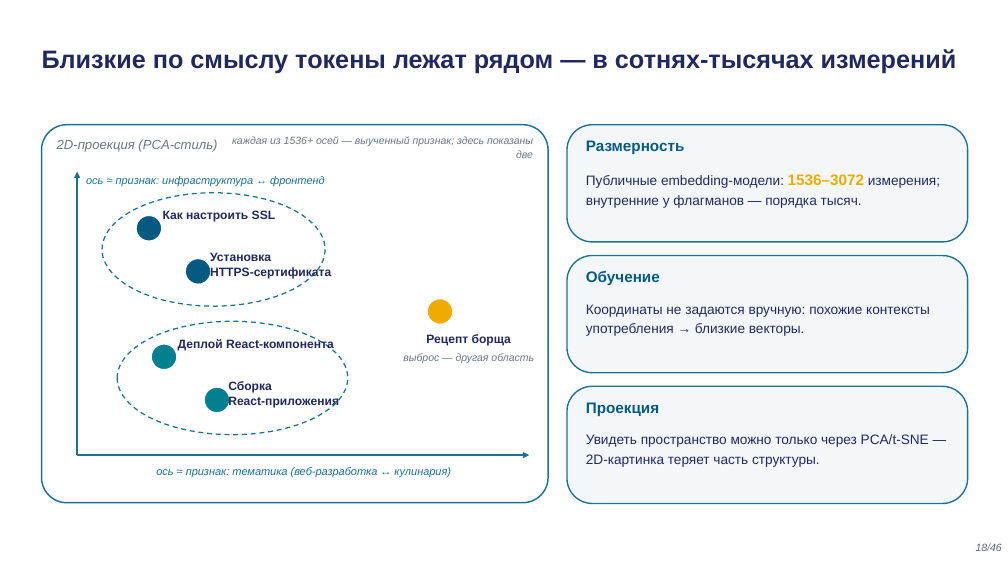
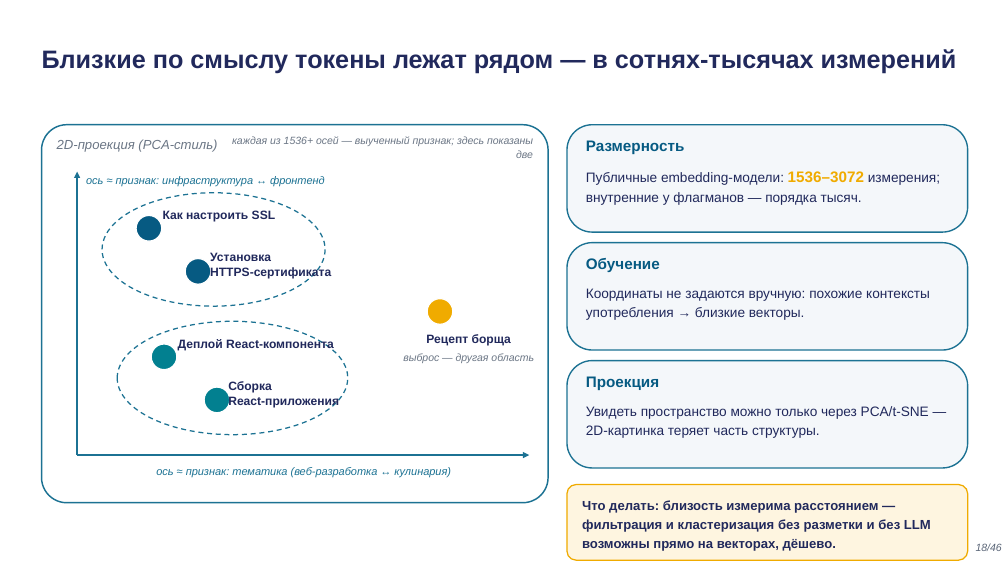
Before and after one commit to tellina-study/AI-usage-lessons, a slide deck: slide 18 of library/lectures/lec-02/rendered/lec-02.pptx. Drawn at 1008x567 pixels with LibreOffice and Linux fonts; fonts in the diff are those of the drawing. Boxes give left, top, right and bottom in pixels: in the first picture for what was removed or moved away, otherwise in the second. Text is boxed around its words. In the diff, an @@ line names an element or a change of style, - is before the commit and + after.

```diff
--- a/library/lectures/lec-02/rendered/lec-02.pptx
+++ b/library/lectures/lec-02/rendered/lec-02.pptx
@@ rounded rectangle: place and size @@
-rounded rectangle at bbox=[567, 125, 968, 242]
+rounded rectangle at bbox=[567, 125, 968, 232]
@@ rounded rectangle: place and size @@
-rounded rectangle at bbox=[567, 256, 968, 373]
+rounded rectangle at bbox=[567, 243, 968, 350]
@@ text "Обучение": place and size @@
-text "Обучение" at bbox=[586, 271, 660, 285]
+text "Обучение" at bbox=[586, 258, 660, 272]
@@ text "Координаты не задаются вручную: похожие ...": place and size @@
-text "Координаты не задаются вручную: похожие ..." at bbox=[586, 304, 930, 336]
+text "Координаты не задаются вручную: похожие ..." at bbox=[586, 288, 930, 320]
@@ proportions changed in 3 elements at bbox=[567, 125, 968, 232], bbox=[567, 243, 968, 350], bbox=[567, 361, 968, 468] @@
@@ rounded rectangle: place and size @@
-rounded rectangle at bbox=[567, 386, 968, 504]
+rounded rectangle at bbox=[567, 361, 968, 468]
@@ text "Проекция": place and size @@
-text "Проекция" at bbox=[586, 402, 659, 416]
+text "Проекция" at bbox=[586, 376, 659, 390]
@@ line spacing 1.2 to 1.18 in 3 elements at bbox=[586, 171, 940, 205], bbox=[586, 288, 930, 320], bbox=[586, 406, 929, 438] @@
@@ text "Увидеть пространство можно только через ...": place and size @@
-text "Увидеть пространство можно только через ..." at bbox=[586, 434, 929, 467]
+text "Увидеть пространство можно только через ..." at bbox=[586, 406, 929, 438]
@@ rounded rectangle added at bbox=[567, 485, 968, 560], fill #FEF5E0, outline #F0AB00 1.2 pt @@
@@ text added at bbox=[582, 500, 931, 551], 12.5 pt, text #21295C, bold @@
+Что делать: близость измерима расстоянием — фильтрация и кластеризация без разметки и без LLM возможны прямо на векторах, дёшево.
```
Also in this commit, not shown: 7 other slides changed, 12 other files.
